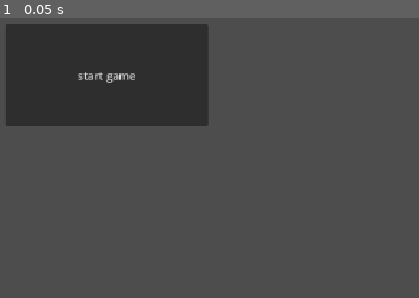
Above: before the commit, frame 1.
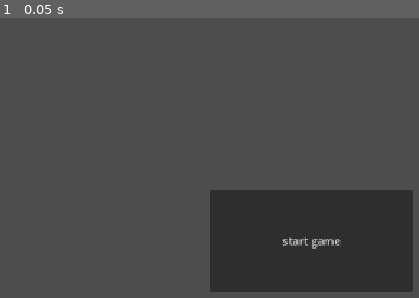
Above: after the commit, the same moment.

Repository: BillNyeFan123-creator/rebound
Game: Godot game, scene res://start_screen.tscn
Same seed, same stepped clock (60 frames per second), same inputs: the game is played once before the commit and once after it. Before the commit the project has no main scene; this scene is started directly in both runs.
Inputs:
- Up to frame 1 (0.05 s): no input

The runs differ from the first frame. In frame 1, 35% of the frame differs, in the area x 1-99%, y 2-98%.

Commit message:
add start screen script

Diff:
--- /dev/null
+++ b/SaveManager.tscn
@@ -0,0 +1,9 @@
+[gd_scene format=3 uid="uid://eugo3f8rtkj0"]
+
+[node name="SaveManager" type="Control" unique_id=1361199515]
+layout_mode = 3
+anchors_preset = 15
+anchor_right = 1.0
+anchor_bottom = 1.0
+grow_horizontal = 2
+grow_vertical = 2
--- /dev/null
+++ b/button.gd
@@ -0,0 +1,15 @@
+extends Button
+
+
+# Called when the node enters the scene tree for the first time.
+func _ready() -> void:
+	pass # Replace with function body.
+
+
+# Called every frame. 'delta' is the elapsed time since the previous frame.
+func _process(delta: float) -> void:
+	pass
+
+
+func _on_pressed():
+	get_tree().change_scene_to_file("res://SaveManager.tscn")
--- a/project.godot
+++ b/project.godot
@@ -11,6 +11,7 @@
 [application]
 
 config/name="Rebound"
+run/main_scene="uid://drcju0ep61atp"
 config/features=PackedStringArray("4.7", "GL Compatibility")
 config/icon="res://icon.svg"
 
--- a/start_screen.tscn
+++ b/start_screen.tscn
@@ -1,4 +1,20 @@
 [gd_scene format=3 uid="uid://drcju0ep61atp"]
+
+[ext_resource type="Script" uid="uid://c77m2qo11yv5l" path="res://button.gd" id="1_ncxyx"]
+
+[sub_resource type="GDScript" id="GDScript_pevhg"]
+script/source = "extends Control
+
+
+# Called when the node enters the scene tree for the first time.
+func _ready() -> void:
+	pass # Replace with function body.
+
+
+# Called every frame. 'delta' is the elapsed time since the previous frame.
+func _process(delta: float) -> void:
+	pass
+"
 
 [node name="StartScreen" type="Control" unique_id=762497190]
 layout_mode = 3
@@ -7,15 +23,17 @@
 anchor_bottom = 1.0
 grow_horizontal = 2
 grow_vertical = 2
+script = SubResource("GDScript_pevhg")
 
 [node name="Button" type="Button" parent="." unique_id=2065341319]
 layout_mode = 1
 anchors_preset = -1
 anchor_right = 1.0
 anchor_bottom = 1.0
-offset_left = 130.0
-offset_top = 120.0
-offset_right = -730.0
-offset_bottom = -381.0
+offset_left = 425.0
+offset_top = 358.0
+offset_right = -435.0
+offset_bottom = -143.0
 text = "start game
 "
+script = ExtResource("1_ncxyx")
Not shown, added: assets/test.txt
Not shown, added: button.gd.uid
